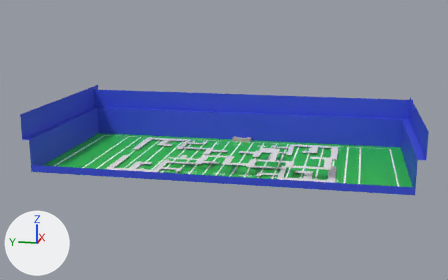
A saved change to the glTF model assets/models/maze_01.glb.
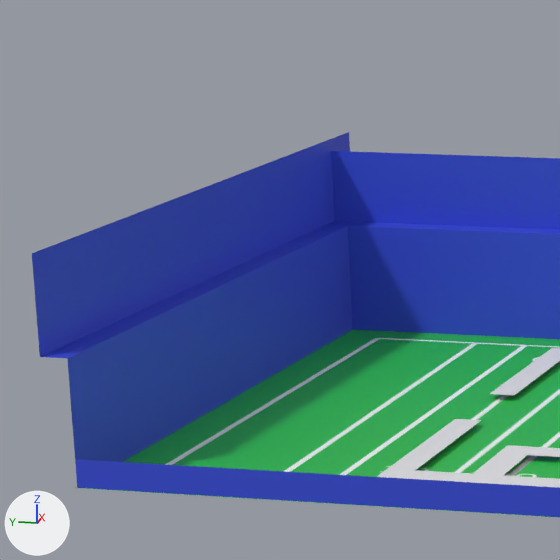
The first picture shows the older version from a 50 mm lens placed at (-173.7, -33.2, 49.1), pointed at (1.8, 1.9, 5.2). The close-ups show both versions on the part from 3% to 33% of the width and 19% to 68% of the height of that picture; other places that the commit changed are outside them. Lighting does not change. The marker at lower left points along +X, +Y and +Z. Where no turn or scale is listed for an object, it has been applied to the vertices.

The scene before the commit, as lines of its bpy script (objects in view):
```python
me_plane_maze_036 = bpy.data.meshes.new('Plane.maze.036')
me_plane_maze_036.from_pydata([(16.9, 31.3, 0.5), (16.9, 29.3, 0.5), (3.7, 31.3, 0.5), (3.7, 29.3, 0.5), (18.9, 31.3, 0.5), (18.9, 29.3, 0.5)], [], [(1, 3, 2), (1, 2, 0), (0, 1, 5), (0, 5, 4)])
me_plane_maze_037 = bpy.data.meshes.new('Plane.maze.037')
me_plane_maze_037.from_pydata([(-16.9, 31.3, 0.5), (-16.9, 29.3, 0.5), (-3.7, 31.3, 0.5), (-3.7, 29.3, 0.5), (-18.9, 31.3, 0.5), (-18.9, 29.3, 0.5)], [], [(1, 0, 2), (1, 2, 3), (0, 4, 5), (0, 5, 1)])
me_plane_maze_044 = bpy.data.meshes.new('Plane.maze.044')
me_plane_maze_044.from_pydata([(-16.9, 25.18, 0.46), (-16.9, 22.99, 0.46), (-9.71, 25.18, 0.46), (-9.71, 22.99, 0.46), (-11.82, 22.99, 0.46), (-11.82, 25.18, 0.46)], [], [(4, 5, 2), (4, 2, 3), (0, 1, 4), (0, 4, 5)])
ob_plane_017 = bpy.data.objects.new('Plane.017', me_plane_maze_036)
ob_plane_017.location = (0.0, 0.0, 0.0)
ob_plane_027 = bpy.data.objects.new('Plane.027', me_plane_maze_037)
ob_plane_027.location = (0.0, 0.0, 0.0)
ob_plane_033 = bpy.data.objects.new('Plane.033', me_plane_maze_044)
ob_plane_033.location = (0.0, 0.0, 0.0)
# also in view: 'Plane.031' at (-17.9, 22.8, 0.5); 'ground' at (0.0, 0.0, 0.0); 'stadium' at (3.0, -0.5, 8.0)
```
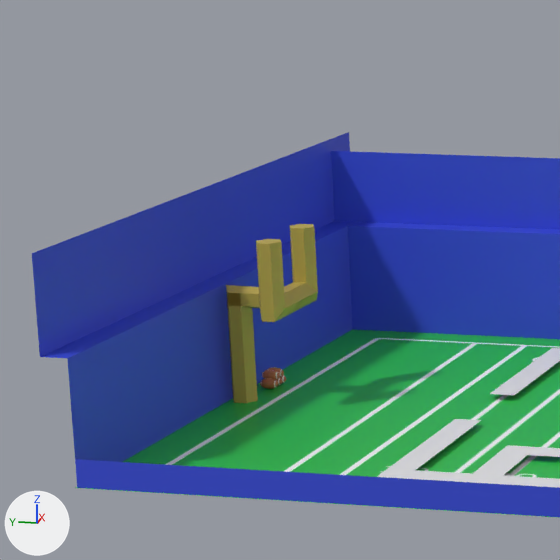
Boxes [x1, y1, x2, y2] around the edits, measured in the close-ups (560 x 560 px):
'goalpostA', added (yellow): after [226, 224, 318, 403]
'Sphere.001', added (brown): after [260, 367, 286, 389]
    faces in mat_material_013 (picture img_image_0): [260, 378, 278, 389]
    faces in mat_material_012 (picture img_image_0): [262, 370, 280, 380]

The edits, one by one:
Picture 'Image_0' (img_image_0) is new.
Picture 'GoalPost' (img_goalpost) is new.
Material 'Material.012' (mat_material_012) is new.
Its texture is img_image_0.
Material 'Material.013' (mat_material_013) is new.
Its texture is img_image_0.
Material 'Material.014' (mat_material_014) is new.
Its texture is img_image_0.
Material 'Material.010' (mat_material_010) is new.
Its texture is img_image_0.
Material 'Material.011' (mat_material_011) is new.
Its texture is img_image_0.
Material 'Material.002' (mat_material_002) is new.
Its texture is img_goalpost.
Mesh me_sphere_005 is new.
It has 370 vertices, 720 faces and spans x 3.06..5.46, y 48.26..49.75, z 0.02..1.45.
Faces by material slot: [144, 144, 144, 144, 144].
It uses material mat_material_010 (picture img_image_0).
It uses material mat_material_014 (picture img_image_0).
It uses material mat_material_013 (picture img_image_0).
It uses material mat_material_012 (picture img_image_0).
It uses material mat_material_011 (picture img_image_0).
Mesh me_cylinder is new.
It has 90 vertices, 144 faces and spans x -3.87..3.87, y 44.39..50.39, z 0.0..13.0.
It uses material mat_material_002 (picture img_goalpost).
Object 'Sphere.001' (ob_sphere_001) is new; it shows me_sphere_005.
Its location is (0.0, 0.0, 0.0).
Object 'goalpostA' (ob_goalposta) is new; it shows me_cylinder.
Its location is (0.0, 0.0, 0.0).
